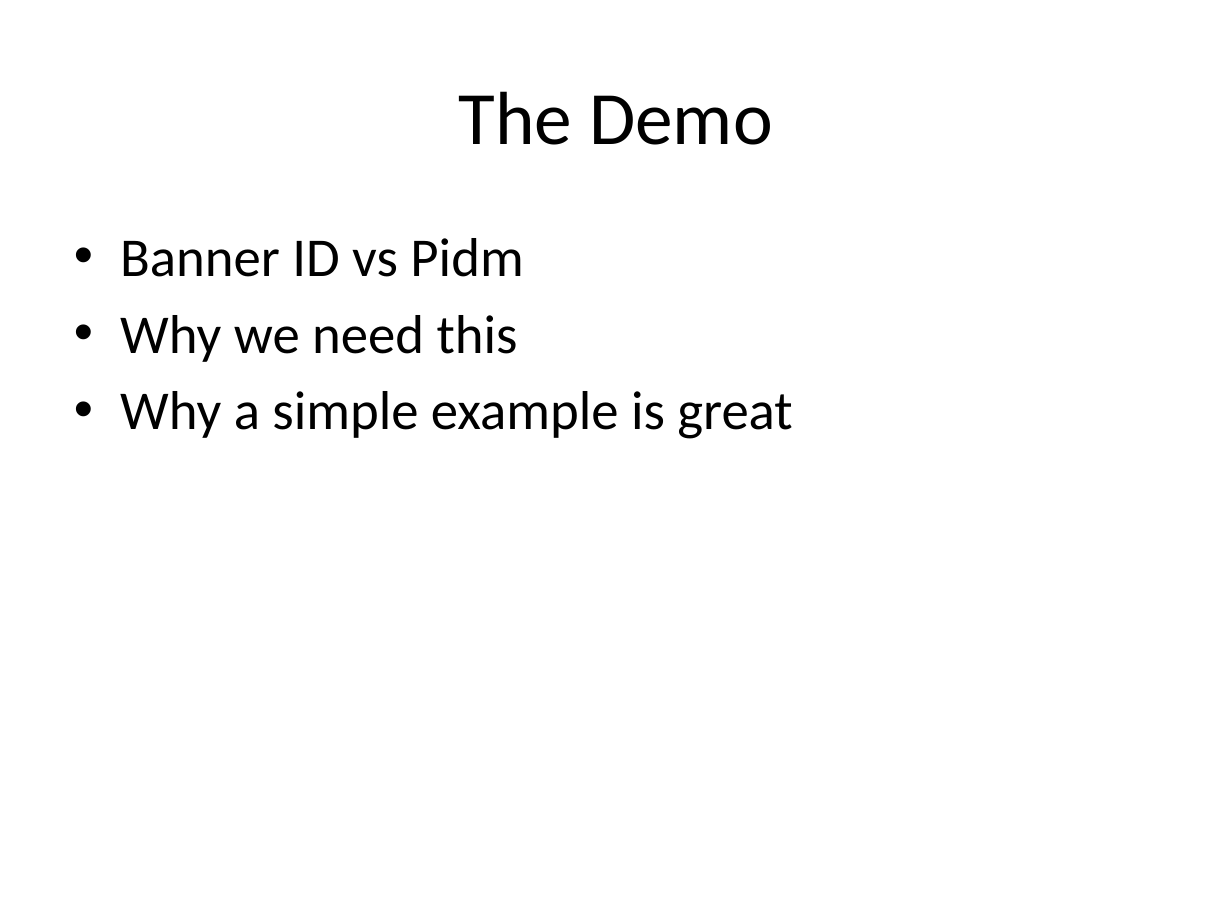
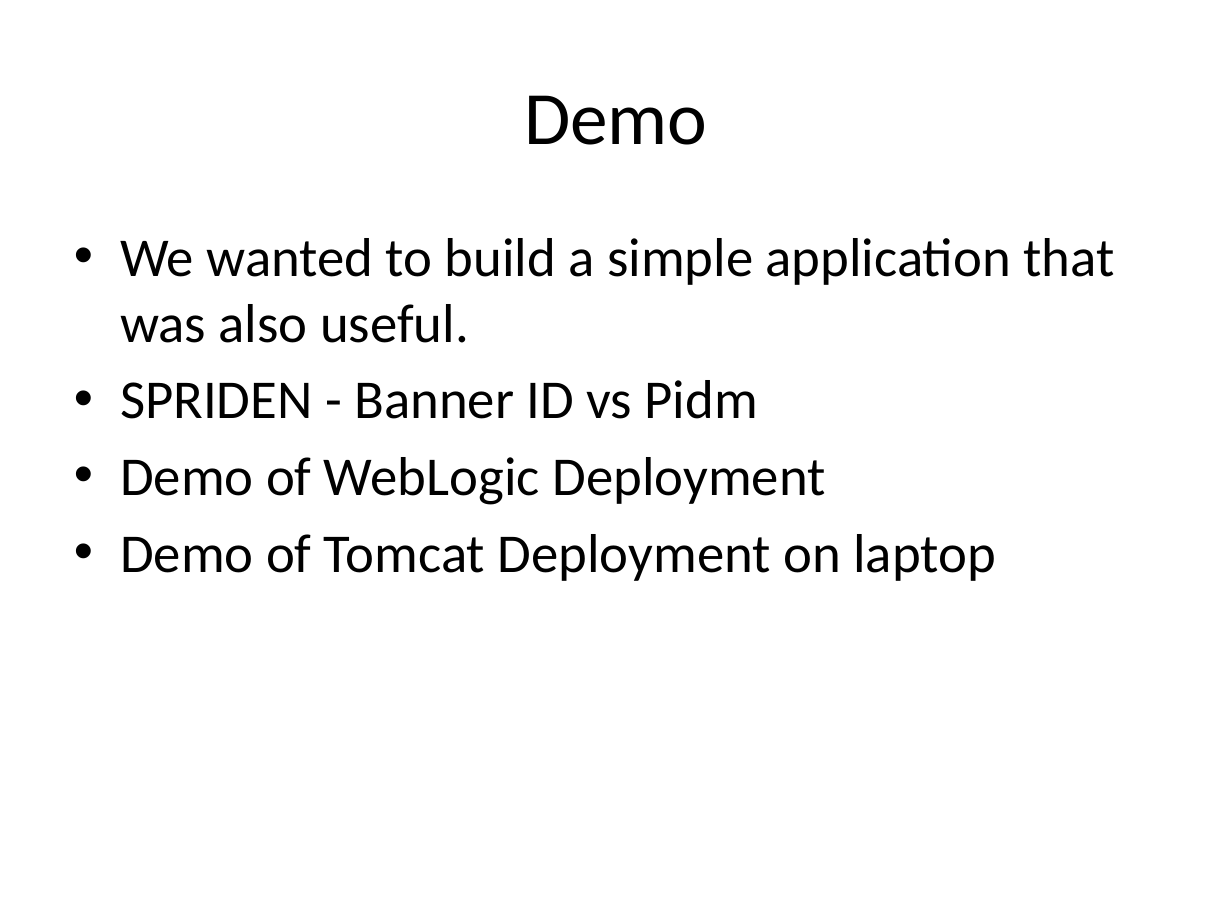
Before and after one commit to unm-sis/SpridenSearch, a slide deck: slide 5 of docs/GGpresentation.pptx (slide 3 before the commit). Drawn at 1232x924 pixels with LibreOffice and Linux fonts; fonts in the diff are those of the drawing; background and template pictures are left out. Boxes give left, top, right and bottom in pixels: in the first picture for what was removed or moved away, otherwise in the second. Text is boxed around its words. In the diff, an @@ line names an element or a change of style, - is before the commit and + after.

```diff
--- a/docs/GGpresentation.pptx
+++ b/docs/GGpresentation.pptx
@@ title at box(524, 95, 707, 145): text changed @@
-The Demo
+Demo
@@ text at box(120, 238, 1114, 581): text changed @@
-• Banner ID vs Pidm
-• Why we need this
-• Why a simple example is great
+• We wanted to build a simple application that was also useful.
+• SPRIDEN - Banner ID vs Pidm
+• Demo of WebLogic Deployment
+• Demo of Tomcat Deployment on laptop
```
Also in this commit, not shown: 7 other slides changed, 12 slides added.
